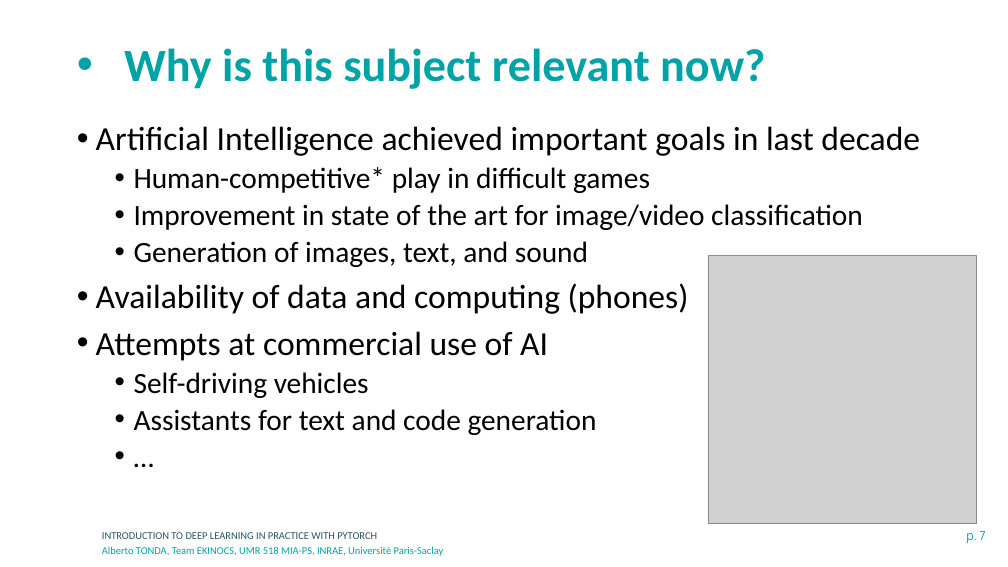
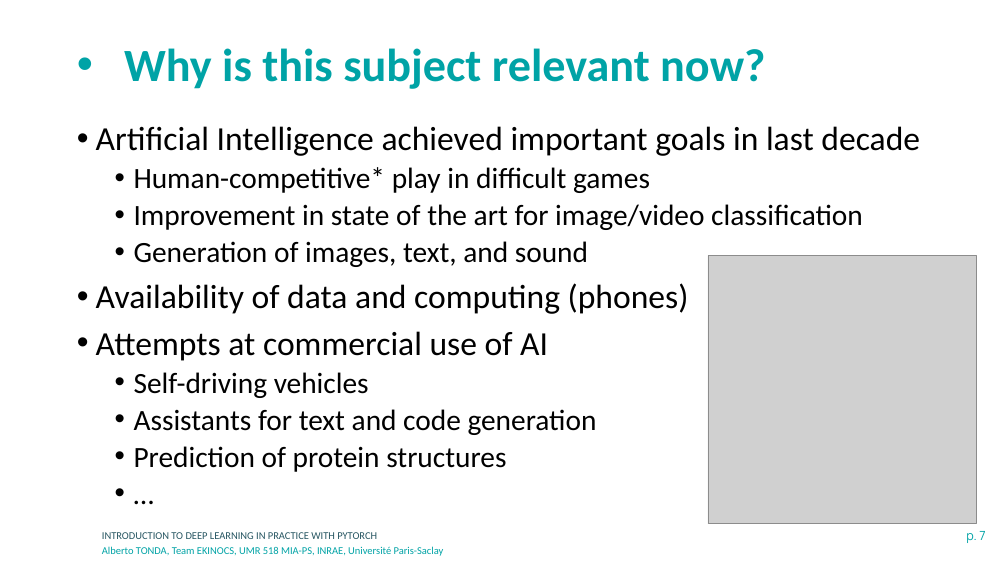
Before and after one commit to albertotonda/teaching, a slide deck: slide 7 of deep-learning-in-practice-with-pytorch/0-introduction.pptx. Drawn at 1008x567 pixels with LibreOffice and Linux fonts; fonts in the diff are those of the drawing; grey boxes stand for pictures; background and template pictures are left out. Boxes give left, top, right and bottom in pixels: in the first picture for what was removed or moved away, otherwise in the second. Text is boxed around its words. In the diff, an @@ line names an element or a change of style, - is before the commit and + after.

```diff
--- a/deep-learning-in-practice-with-pytorch/0-introduction.pptx
+++ b/deep-learning-in-practice-with-pytorch/0-introduction.pptx
@@ text at bbox=[134, 446, 506, 472]: paragraph added @@
+  • Prediction of protein structures
```
Also in this commit, not shown: 6 other slides changed, 3 slides added, 25 other files.
